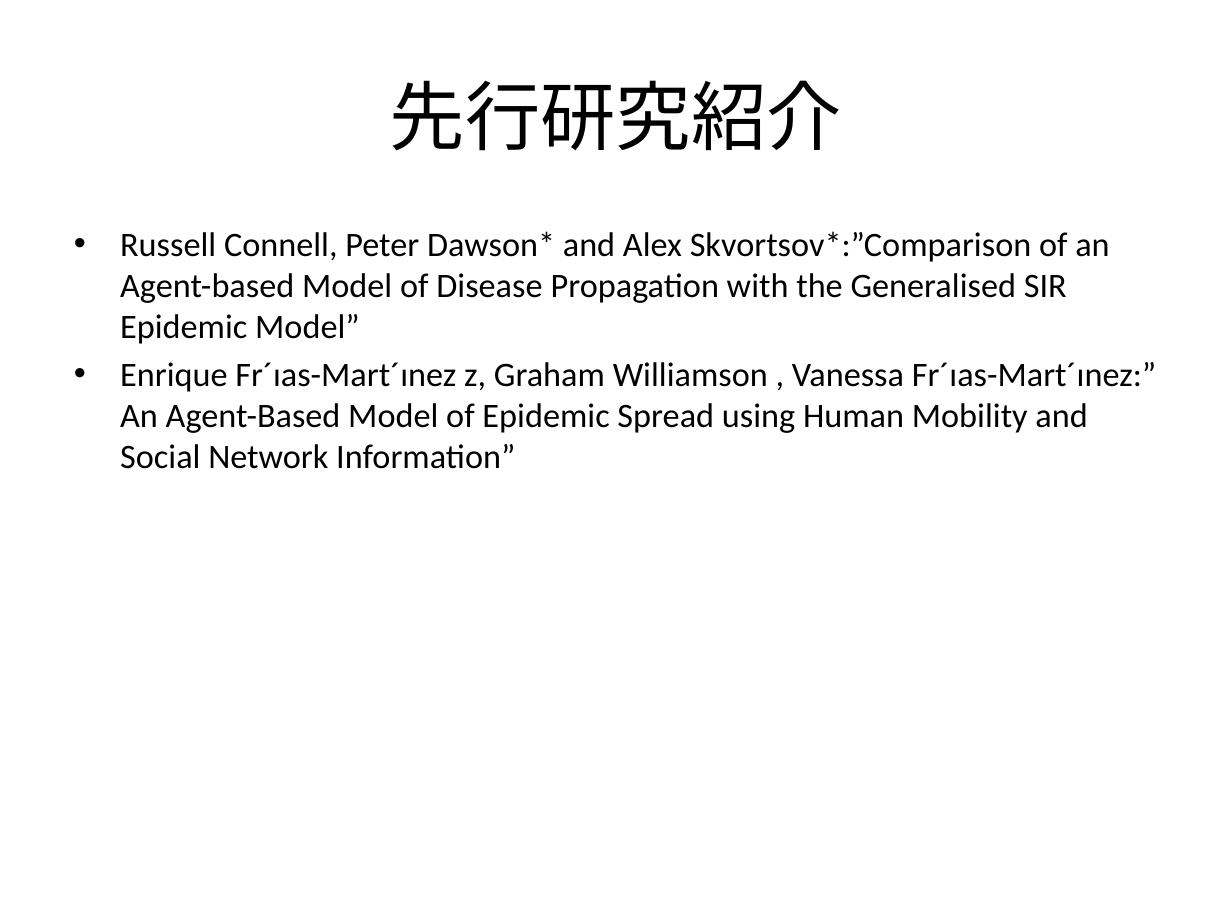
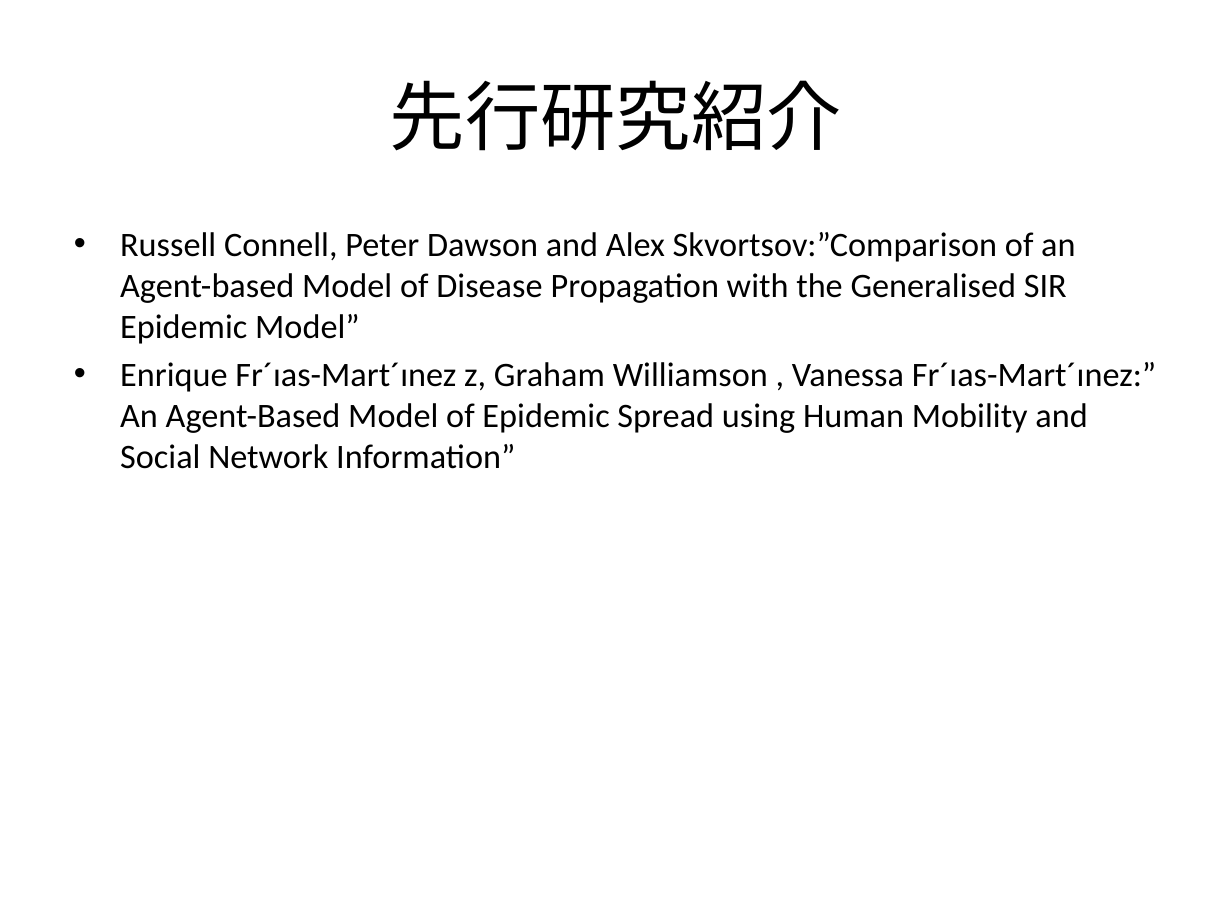
Before and after one commit to nkud/Research-BB, a slide deck: slide 4 of ppt/卒業研究.pptx. Drawn at 1232x924 pixels with LibreOffice and Linux fonts; fonts in the diff are those of the drawing. Boxes give left, top, right and bottom in pixels: in the first picture for what was removed or moved away, otherwise in the second. Text is boxed around its words. In the diff, an @@ line names an element or a change of style, - is before the commit and + after.

Commit message:
update PPT

```diff
--- a/ppt/卒業研究.pptx
+++ b/ppt/卒業研究.pptx
@@ text at box(120, 232, 1075, 344): text changed @@
-• Russell Connell, Peter Dawson* and Alex Skvortsov*:”Comparison of an Agent-based Model of Disease Propagation with the Generalised SIR Epidemic Model”
+• Russell Connell, Peter Dawson and Alex Skvortsov:”Comparison of an Agent-based Model of Disease Propagation with the Generalised SIR Epidemic Model”
```
Also in this commit, not shown: 8 other slides changed.
